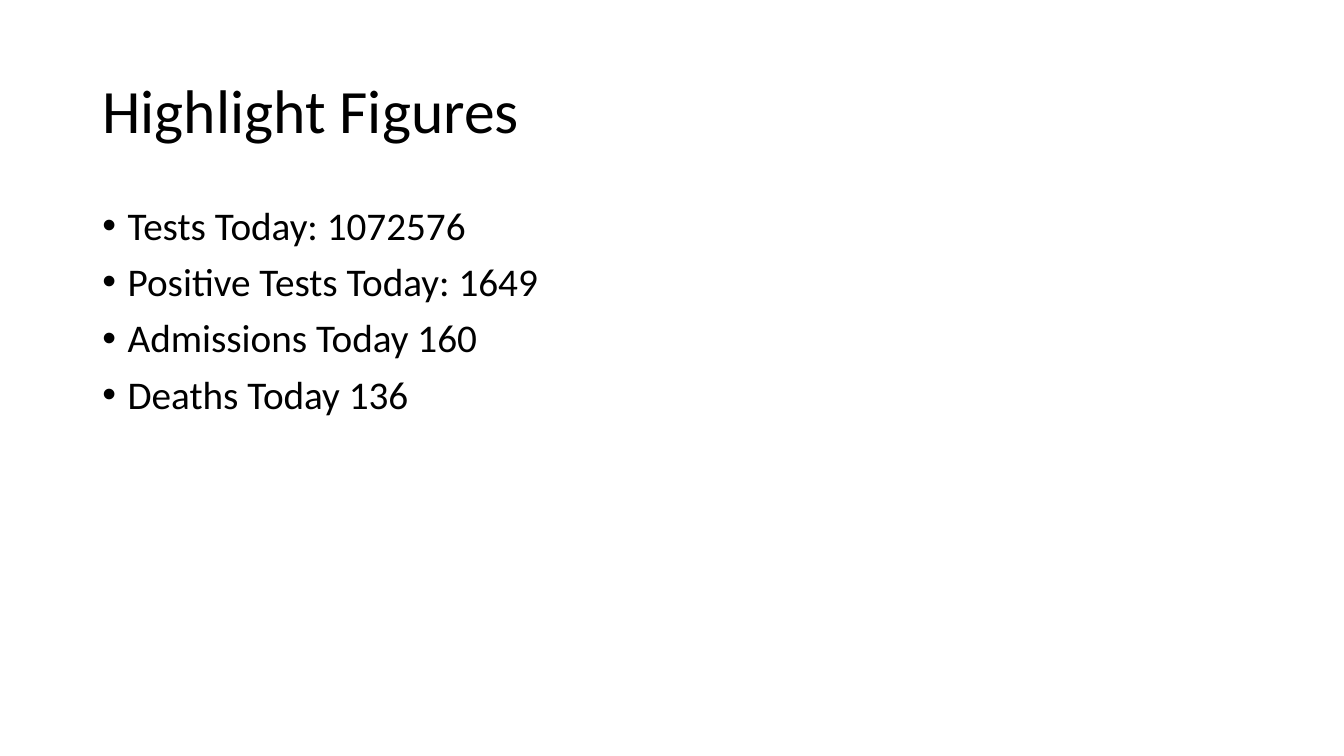
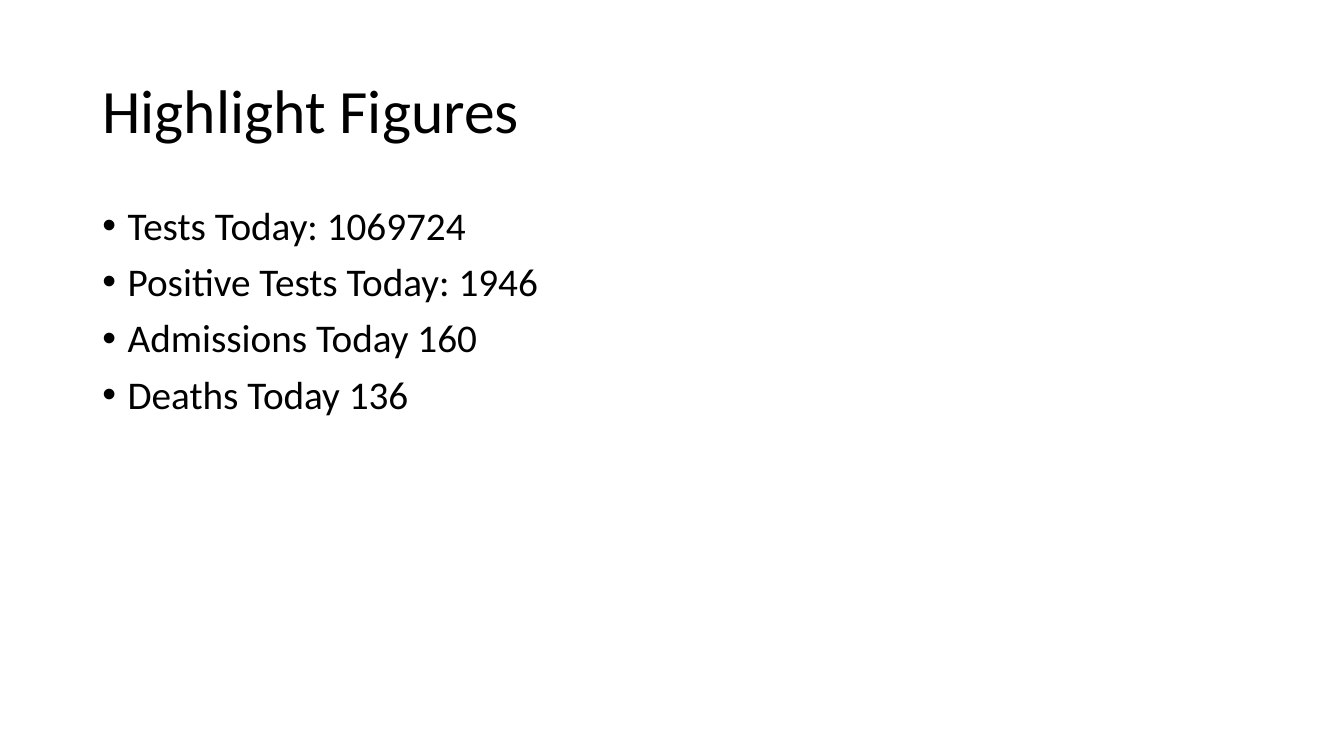
Before and after one commit to evolvedlight/uk_covid_slides, a slide deck: slide 2 of CovidData.pptx. Drawn at 1344x756 pixels with LibreOffice and Linux fonts; fonts in the diff are those of the drawing. Boxes give left, top, right and bottom in pixels: in the first picture for what was removed or moved away, otherwise in the second. Text is boxed around its words. In the diff, an @@ line names an element or a change of style, - is before the commit and + after.

Commit message:
Add updated figures

```diff
--- a/CovidData.pptx
+++ b/CovidData.pptx
@@ text at [128, 212, 538, 303]: text changed @@
-• Tests Today: 1072576
-• Positive Tests Today: 1649
+• Tests Today: 1069724
+• Positive Tests Today: 1946
```
